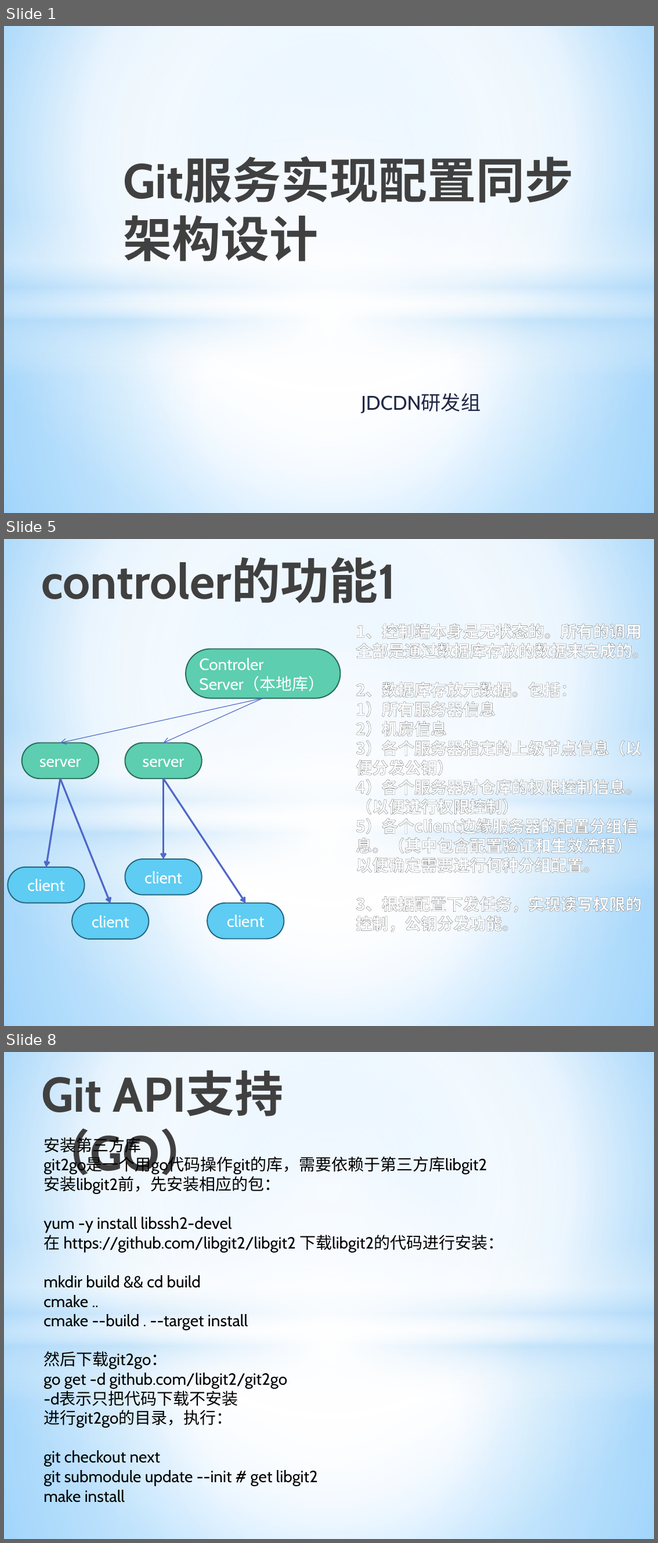
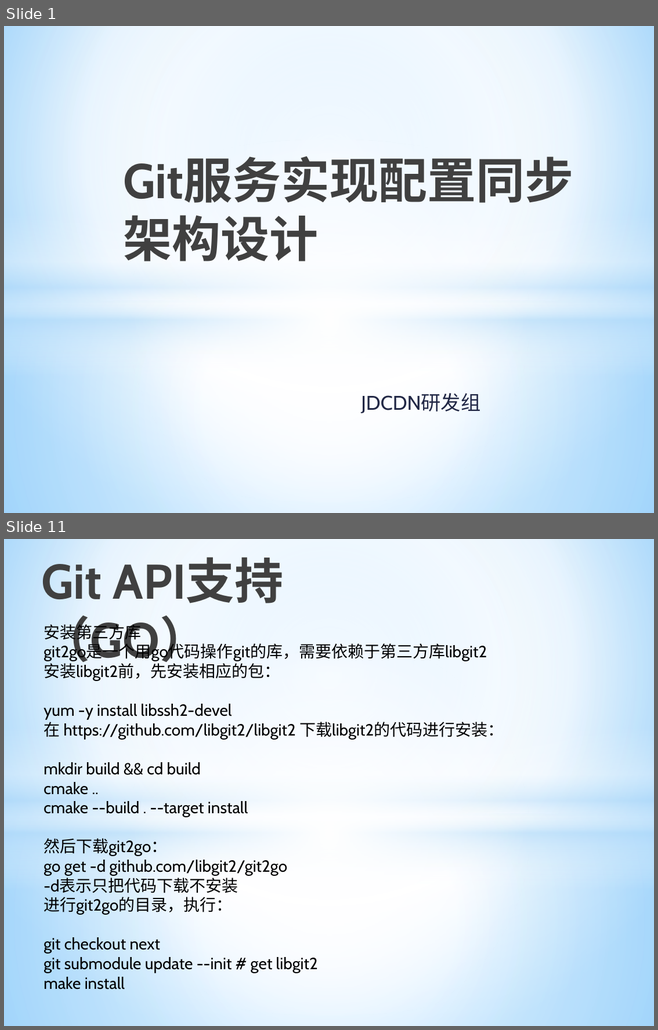
Before and after one commit to allragedbody/clasenbee, a slide deck: docs/Git集群配置方案.pptx. Shown one above the other, each under a label of ours: slides 1, 5 and 8 before the commit, slides 1 and 11 after it; the slides between them are not shown. The pictures are 658x1543 and 658x1030 pixels, drawn with LibreOffice and Linux fonts; fonts in the diff are those of the drawing. Boxes give left, top, right and bottom in pixels: in the first picture for what was removed or moved away, otherwise in the second. Text is boxed around its words. In the diff, an @@ line names an element or a change of style, - is before the commit and + after.

```diff
--- a/docs/Git集群配置方案.pptx
+++ b/docs/Git集群配置方案.pptx
@@ slide 5 removed at bbox=[4, 539, 654, 1026], background gradient #9ED5FF to #FFFFFF to #5BB9FF; not listed: 4 template elements that a slide beside it also shows @@
@@ title removed at bbox=[41, 558, 396, 603] @@
-controler的功能1
@@ text removed at bbox=[355, 621, 648, 932] @@
-1、控制端本身是无状态的。所有的调用全部是通过数据库存放的数据来完成的。
-2、数据库存放元数据。包括：
-1）所有服务器信息
-2）机房信息
-3）各个服务器指定的上级节点信息（以便分发公钥）
-4）各个服务器对仓库的权限控制信息。（以便进行权限控制）
-5）各个client边缘服务器的配置分组信息。（其中包含配置验证和生效流程）以便确定需要进行何种分组配置。
-3、根据配置下发任务，实现读写权限的控制，公钥分发功能。
@@ rounded rectangle removed at bbox=[186, 649, 340, 698] @@
-Controler
-Server（本地库）
@@ arrow removed from (263, 698) to (60, 743) @@
@@ arrow removed from (263, 698) to (163, 743) @@
@@ rounded rectangle removed at bbox=[22, 743, 99, 779] @@
-server
@@ rounded rectangle removed at bbox=[125, 743, 201, 779] @@
-server
@@ arrow removed from (60, 779) to (46, 867) @@
@@ arrow removed from (60, 779) to (111, 903) @@
@@ arrow removed from (163, 779) to (163, 859) @@
@@ arrow removed from (163, 779) to (246, 903) @@
@@ rounded rectangle removed at bbox=[8, 867, 85, 903] @@
-client
@@ rounded rectangle removed at bbox=[125, 859, 201, 895] @@
-client
@@ rounded rectangle removed at bbox=[72, 903, 149, 939] @@
-client
@@ rounded rectangle removed at bbox=[208, 903, 284, 939] @@
-client
@@ what was slide 8 is now slide 11 @@
```
Also in this commit, not shown: 4 slides changed, 8 slides added, 6 other slides removed.
